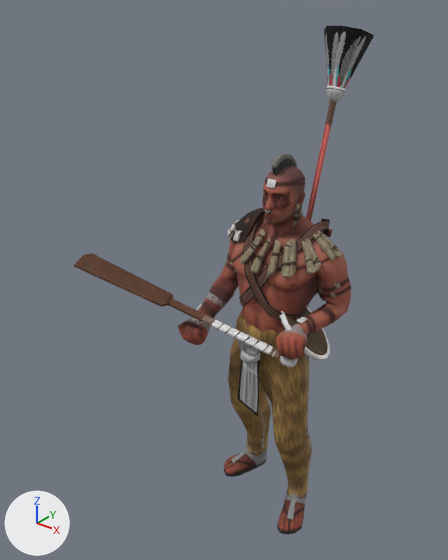
A saved change to the glTF model public/assets/unit-models/169-shornone.glb.
One viewpoint serves both versions: a 50 mm lens placed at (1.72, -2.68, 3.07), pointed at (-0.37, -0.06, 1.44). Every picture has the same lights, and +X, +Y and +Z are marked at lower left. The first picture is the older version. Vertices at exactly the same position are counted once.
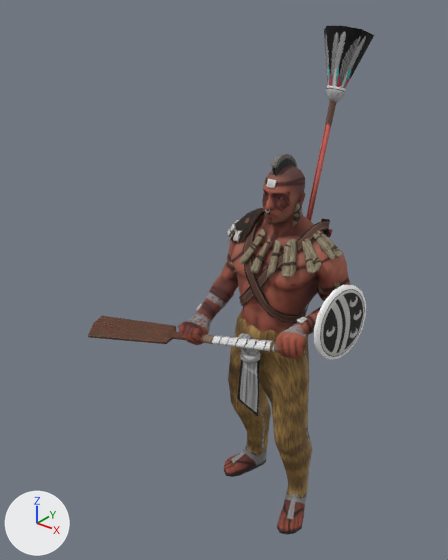
Changed parts and their boxes [x1, y1, x2, y2] in the pictures (448 x 560 px; the box of a moved part takes in the faces that stretch with it):
'Mesh_0', reshaped
    before: [74, 25, 374, 535]
    after: [88, 25, 374, 535]
part 1 of me_mesh_0, moved or reshaped
    before: [74, 253, 298, 367]
    after: [88, 316, 280, 353]
part 2 of me_mesh_0, moved or reshaped
    before: [280, 307, 330, 361]
    after: [314, 285, 366, 360]

Patch to the scene script:
```diff
--- a/public/assets/unit-models/169-shornone.glb.py
+++ b/public/assets/unit-models/169-shornone.glb.py
@@ me_mesh_0 @@
 # used by ob_mesh_0; location = (0.0, 0.0, 0.0)
-me_mesh_0.from_pydata(...)  # 2271 vertices, 4063 faces; spans x -1.0..0.39, y -0.7..0.68, z 0.0..2.85
+me_mesh_0.from_pydata(...)  # 2271 vertices, 4063 faces; spans x -1.05..0.46, y -0.62..0.68, z 0.0..2.85
+# me_mesh_0 part 1: the loose piece of 50 vertices spanning x -1.0..0.29, y -0.7..-0.23, z 1.2..1.63 is multiplied about its middle by the matrix ((0.937, 0.02, -0.35), (-0.17, 0.899, -0.403), (0.307, 0.437, 0.846)), then moved by (-0.02, 0.04, -0.21)
+# me_mesh_0 part 2: the loose piece of 42 vertices spanning x 0.04..0.36, y -0.27..0.13, z 1.17..1.49 is multiplied about its middle by the matrix ((-0.536, -0.458, -0.709), (0.439, -0.869, 0.23), (-0.721, -0.188, 0.667)), then moved by (0.21, 0.02, 0.1)
 me_mesh_0.materials.append(mat_material_0)
```
